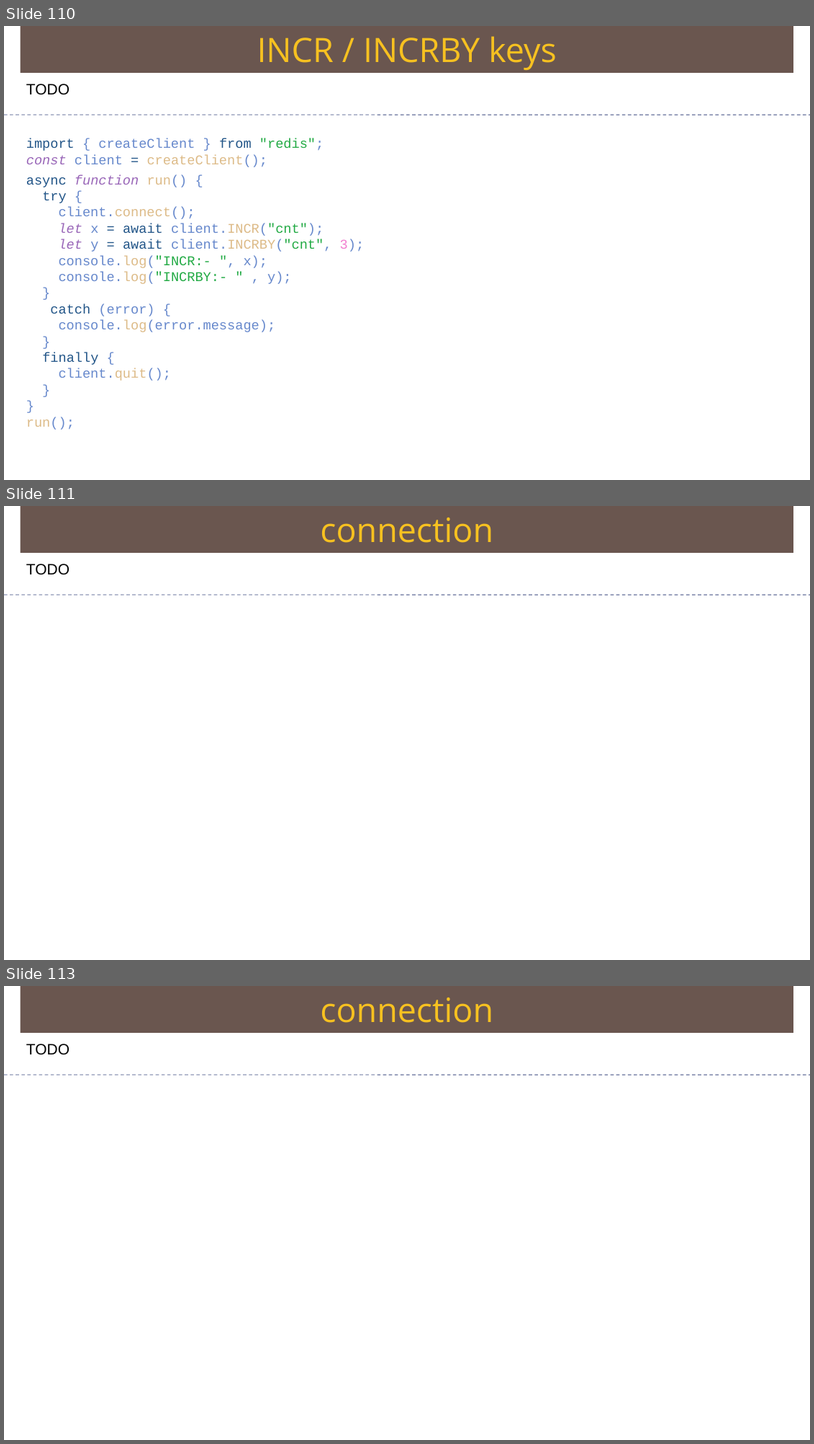
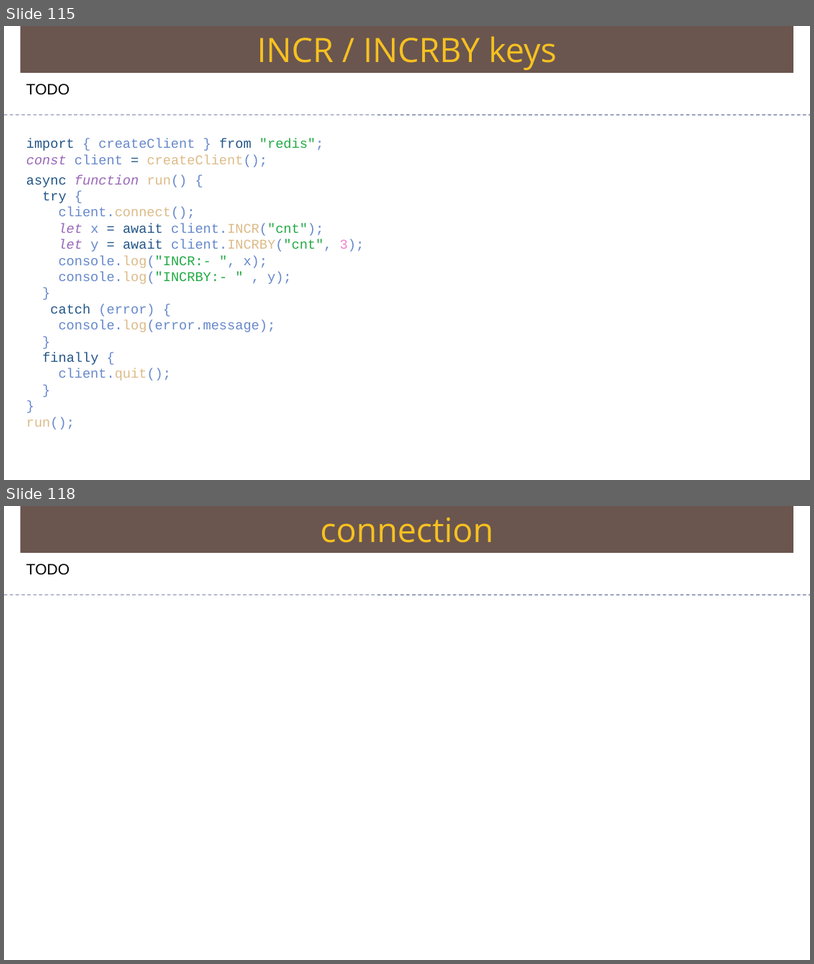
Before and after one commit to Saleel-Bagde/PPT-s, a slide deck: redis Ver2.pptx. Shown one above the other, each under a label of ours: slides 110, 111 and 113 before the commit, slides 115 and 118 after it; the slides between them are not shown. The pictures are 814x1444 and 814x964 pixels, drawn with LibreOffice and Linux fonts; fonts in the diff are those of the drawing. Boxes give left, top, right and bottom in pixels: in the first picture for what was removed or moved away, otherwise in the second. Text is boxed around its words. In the diff, an @@ line names an element or a change of style, - is before the commit and + after.

```diff
--- a/redis Ver2.pptx
+++ b/redis Ver2.pptx
@@ slide 111 removed at [4, 506, 810, 960], background #FFFFFF @@
@@ rectangle removed at [21, 506, 794, 553] @@
-connection
@@ text removed at [26, 564, 70, 575] @@
-TODO
@@ line removed from (4, 595) to (810, 595) @@
@@ what was slide 110 is now slide 115 @@
@@ what was slide 113 is now slide 118 @@
```
Also in this commit, not shown: 7 slides added, 1 other slide removed.
